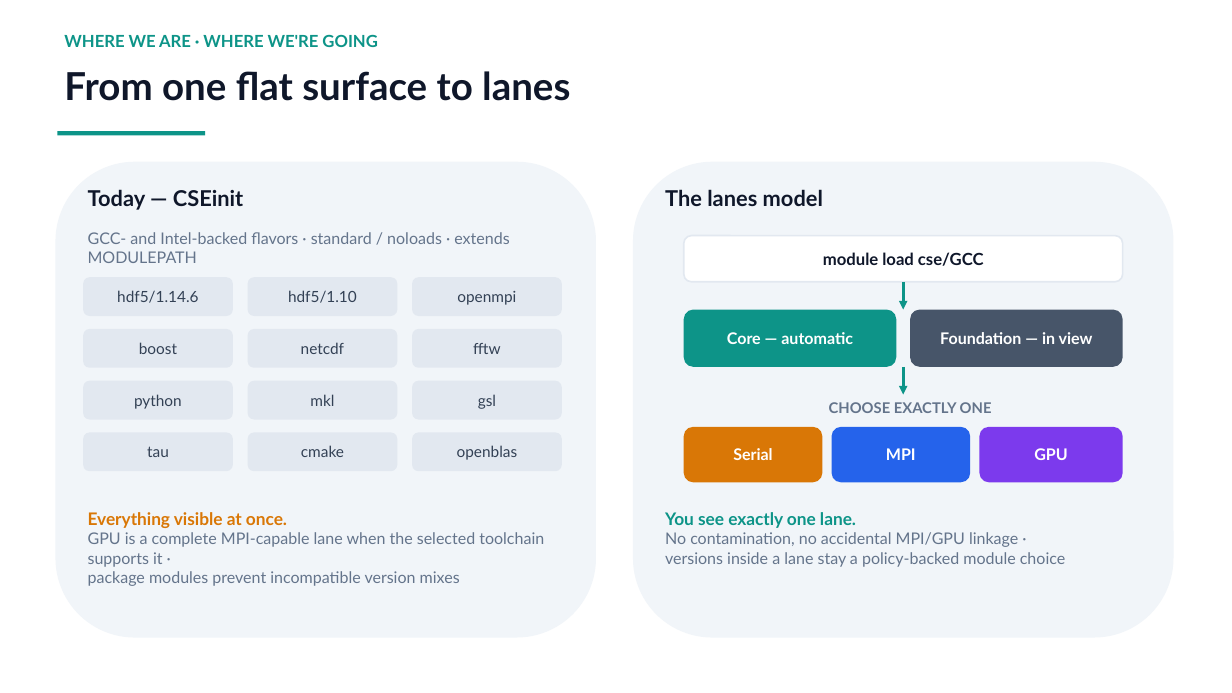
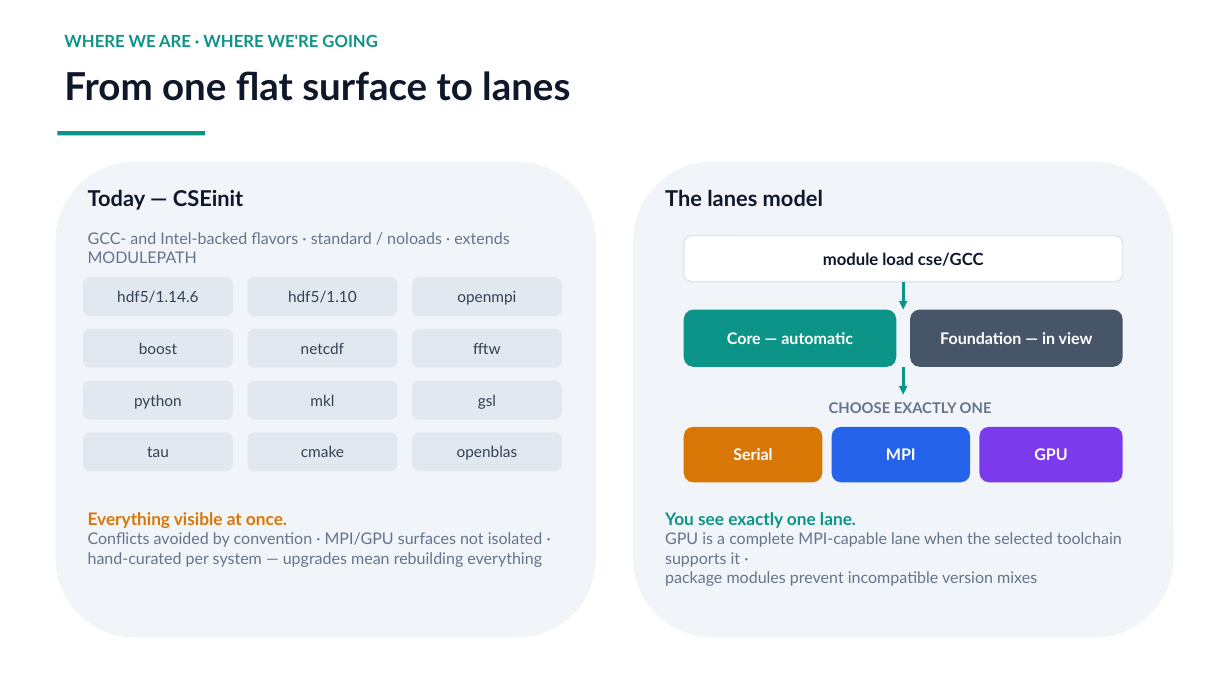
Before and after one commit to ray12514/stack-planning, a slide deck: slide 2 of presentations/cse_lanes_model.pptx. Drawn at 1232x693 pixels with LibreOffice and Linux fonts; fonts in the diff are those of the drawing. Boxes give left, top, right and bottom in pixels: in the first picture for what was removed or moved away, otherwise in the second. Text is boxed around its words. In the diff, an @@ line names an element or a change of style, - is before the commit and + after.

```diff
--- a/presentations/cse_lanes_model.pptx
+++ b/presentations/cse_lanes_model.pptx
@@ text at box(88, 532, 543, 567): text changed @@
-GPU is a complete MPI-capable lane when the selected toolchain supports it ·
-package modules prevent incompatible version mixes
+Conflicts avoided by convention · MPI/GPU surfaces not isolated ·
+hand-curated per system — upgrades mean rebuilding everything
@@ text at box(665, 532, 1122, 586): text changed @@
-No contamination, no accidental MPI/GPU linkage ·
-versions inside a lane stay a policy-backed module choice
+GPU is a complete MPI-capable lane when the selected toolchain supports it ·
+package modules prevent incompatible version mixes
```
Also in this commit, not shown: 4 other slides changed, 3 slides added, 9 other files.
